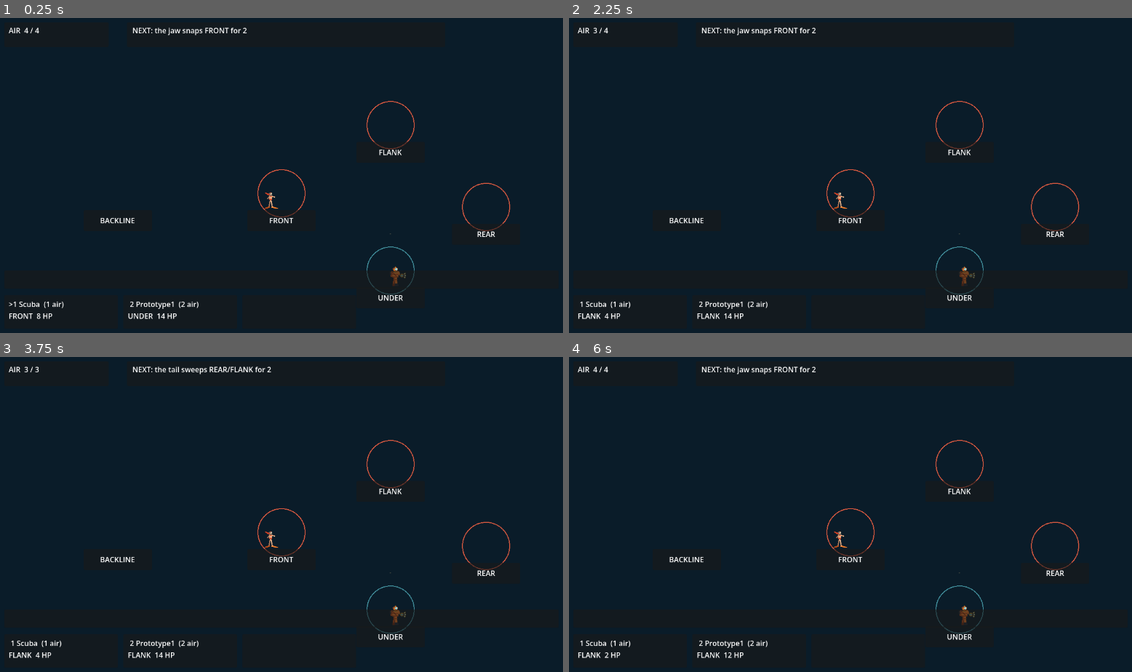
Above: before the commit, frames 1-4 (two rows, left to right).
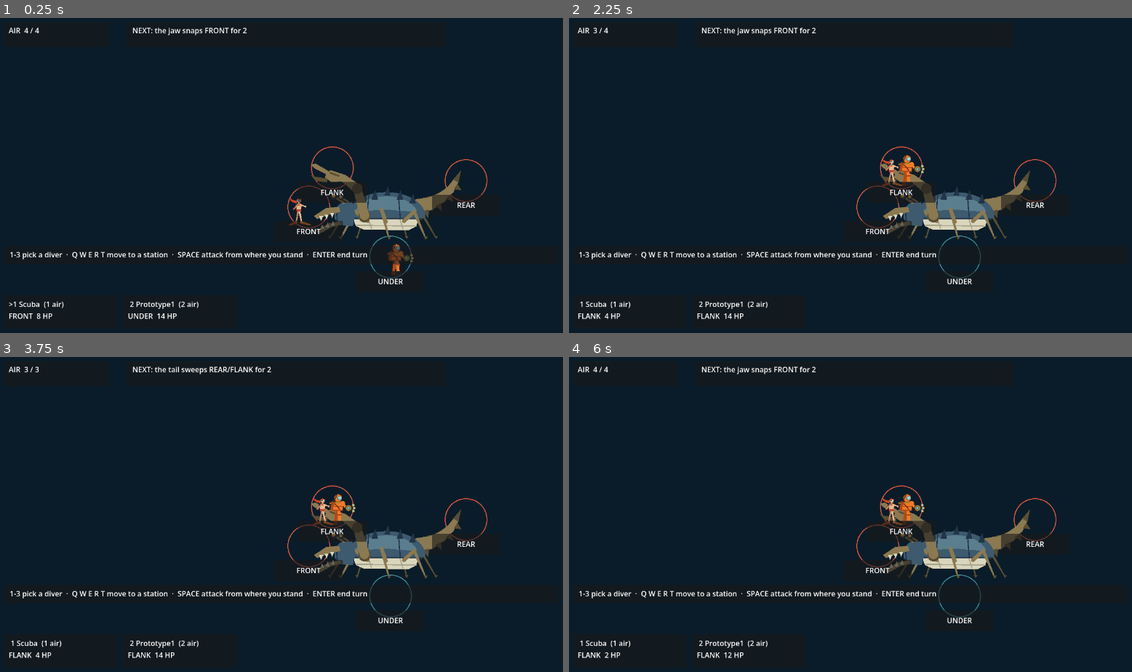
Above: after the commit, the same moments.

Repository: ImmortalDemonGod/salvage
Game: Godot game, scene res://game/main.tscn
Two runs of this game, one before a commit and one after it. Both use one fixed random seed, a clock stepped at 60 frames per second and the inputs below.
Inputs:
- Up to frame 1 (0.25 s): no input
- Up to frame 2 (2.25 s): tap Enter at 0.5, 2 s; hold W 0.53-1.28 s; tap 1 at 0.6 s; tap Space at 0.77, 1.25, 1.52 s; tap 2 at 1.35 s; hold W from 2.03 s (still down); tap 3 at 2.1 s
- Up to frame 3 (3.75 s): tap Space at 2.75, 3.02 s; tap Q at 2.85 s; tap Enter at 3.5 s; release W at 3.53 s; tap E at 3.6 s
- Up to frame 4 (6 s): tap Space at 3.77, 4.25, 4.52 s; tap R at 4.35 s; tap T at 5.1 s; hold W from 5.78 s (still down); tap Enter at 5.85 s

The runs differ from the first frame. In frame 1, 4.5% of the frame differs, in the area x 1-91%, y 26-90%; in frame 2, 4.5%; in frame 3, 4.5%; in frame 4, 4.5%.
Error before the commit: Out of bounds get index '2' (on base: 'Array') (res://game/main.gd:120)

Commit message:
As-played capture instrument, and the four defects it found on its first frame

Diff:
--- a/game/art.gd
+++ b/game/art.gd
@@ -126,8 +126,24 @@
 	return out
 
 
+# Godot's triangulator rejects self-intersecting polygons and silently
+# draws NOTHING, which is how the crab became invisible while every test
+# stayed green. Guard it: fall back to the convex hull so the shape still
+# reads, and COUNT the failures so verify/ can assert zero rather than
+# letting a hull quietly stand in for the real silhouette.
+static var bad_polys := 0
+
 static func _poly(ci: CanvasItem, xf: Transform2D, local: Array, col: Color) -> void:
-	ci.draw_colored_polygon(_pts(xf, local), col)
+	var pts: PackedVector2Array = _pts(xf, local)
+	if pts.size() < 3:
+		return
+	if Geometry2D.triangulate_polygon(pts).is_empty():
+		bad_polys += 1
+		var hull: PackedVector2Array = Geometry2D.convex_hull(pts)
+		if hull.size() >= 3:
+			ci.draw_colored_polygon(hull, col)
+		return
+	ci.draw_colored_polygon(pts, col)
 
 
 static func _box(ci: CanvasItem, xf: Transform2D, x0: float, y0: float, x1: float, y1: float, col: Color) -> void:
--- a/game/main.gd
+++ b/game/main.gd
@@ -11,14 +11,19 @@
 # Station screen positions, side-on 2.5D: the crab faces left, divers
 # approach from the left. UNDER is deliberately reachable and offensively
 # empty (SPEC 2.6).
+# Stations sit ON the limb they expose. These were placed before the art
+# existed and did not land on anything; the first as-played capture showed
+# FLANK floating over empty shell while the claw was elsewhere, which
+# silently breaks the "the limb IS the position" contract (SPEC 2.3).
 const STATION_POS := [
-	Vector2(640, 400),   # FRONT  - the jaw
-	Vector2(880, 250),   # FLANK  - the claw
-	Vector2(880, 570),   # UNDER  - nothing
-	Vector2(1090, 430),  # REAR   - the tail
-	Vector2(280, 400),   # BACKLINE - safe
+	Vector2(700, 430),   # FRONT  - the jaw
+	Vector2(752, 344),   # FLANK  - the raised claw, which the art puts forward
+	Vector2(880, 540),   # UNDER  - the soft belly, no limb
+	Vector2(1046, 372),  # REAR   - the tail
+	Vector2(300, 430),   # BACKLINE - out of reach
 ]
-const CRAB_POS := Vector2(880, 400)
+const CRAB_POS := Vector2(866, 350)
+const CRAB_SCALE := 150.0
 
 var combat: Combat
 var selected := 0
@@ -39,9 +44,10 @@
 	# never overlap and their labels stay inside them
 	for i in range(5):
 		var m := Panel.new()
+		m.visible = combat.station_open(i)
 		m.name = "station_" + Combat.STATION_NAMES[i]
 		m.size = Vector2(150, 46)
-		m.position = STATION_POS[i] - m.size * 0.5 + Vector2(0, 60)
+		m.position = STATION_POS[i] - m.size * 0.5 + Vector2(0, 54)
 		add_child(m)
 		var l := Label.new()
 		l.name = "label"
@@ -97,7 +103,7 @@
 	var help_panel := Panel.new()
 	help_panel.name = "help_panel"
 	help_panel.size = Vector2(1220, 40)
-	help_panel.position = Vector2(30, 570)
+	help_panel.position = Vector2(30, 516)
 	add_child(help_panel)
 	ui_help = Label.new()
 	ui_help.name = "label"
@@ -116,11 +122,19 @@
 		for s in it.stations:
 			where.append(Combat.STATION_NAMES[s])
 		ui_intent.text = "NEXT: the %s %s %s for %d" % [Combat.LIMB_NAMES[it.limb], it.name, "/".join(where), it.dmg]
-	for i in range(3):
+	# the party size is content, not a constant: fight one runs two divers.
+	# This loop assumed three and printed a raw format string on the third
+	# card, which the as-played capture caught on its first frame.
+	for i in range(ui_divers.size()):
+		var card: Panel = ui_divers[i]
+		if i >= combat.divers.size():
+			card.visible = false
+			continue
+		card.visible = true
 		var d = combat.divers[i]
 		var mark := ">" if i == selected else " "
 		var state := "DOWN" if d.down else "%s  %d HP" % [Combat.STATION_NAMES[d.station], d.hp]
-		ui_divers[i].get_node("label").text = "%s%d %s  (%d air)\n%s" % [mark, i + 1, d.dname, d.cost, state]
+		card.get_node("label").text = "%s%d %s  (%d air)\n%s" % [mark, i + 1, d.dname, d.cost, state]
 	ui_help.text = "1-3 pick a diver  ·  Q W E R T move to a station  ·  SPACE attack from where you stand  ·  ENTER end turn"
 	queue_redraw()
 
@@ -165,11 +179,15 @@
 		var limb: int = Combat.STATION_LIMB[i]
 		var safe: bool = limb < 0 or combat.limb_broken[limb]
 		var col := Color(0.25, 0.55, 0.6) if safe else Color(0.85, 0.35, 0.25)
-		draw_arc(STATION_POS[i], 52, 0, TAU, 40, col, 2.0)
-	Art.draw_crab(self, CRAB_POS + Vector2(0, 90), 1.6, combat.limb_broken)
+		draw_arc(STATION_POS[i], 46, 0, TAU, 40, col, 2.0)
+	# scale is PIXELS PER BODY UNIT, not a multiplier. Passing 1.6 made the
+	# crab under two pixels tall, its foot triangles sub-pixel, and the
+	# triangulator rejected them, so the enemy silently did not draw at all
+	# while every test stayed green. Caught by the first as-played capture.
+	Art.draw_crab(self, CRAB_POS + Vector2(0, 150), CRAB_SCALE, combat.limb_broken)
 	for i in range(combat.divers.size()):
 		var d = combat.divers[i]
 		if d.down:
 			continue
-		var p: Vector2 = STATION_POS[d.station] + Vector2(-24 + i * 34, 34)
-		Art.draw_diver(self, d.cost, p, 46.0, 1)
+		var p: Vector2 = STATION_POS[d.station] + Vector2(-22 + i * 34, 40)
+		Art.draw_diver(self, d.cost, p, 74.0, 1)
--- a/verify/layout.gd
+++ b/verify/layout.gd
@@ -90,10 +90,16 @@
 		for j in range(i + 1, panels.size()):
 			var pa: Panel = panels[i]
 			var pb: Panel = panels[j]
-			if not (String(pa.name).begins_with("station_") and String(pb.name).begins_with("station_")):
-				continue
-			if pa.get_global_rect().intersects(pb.get_global_rect()):
-				fail("STATIONS OVERLAP: %s and %s" % [pa.name, pb.name])
+			# ANY two visible panels overlapping is a finding, not just two
+			# stations. The as-played capture showed the UNDER marker
+			# sitting on the help bar while this check passed, because it
+			# only ever compared stations to stations.
+			var ra2: Rect2 = pa.get_global_rect()
+			var rb2: Rect2 = pb.get_global_rect()
+			if ra2.intersects(rb2):
+				var ov: Rect2 = ra2.intersection(rb2)
+				if ov.size.x > 2.0 and ov.size.y > 2.0:
+					fail("PANELS OVERLAP: %s and %s by %dx%d" % [pa.name, pb.name, int(ov.size.x), int(ov.size.y)])
 
 	print("layout     %d Controls walked (%d labels, %d panels)" % [controls.size(), labels.size(), panels.size()])
 	for f in findings:
Not shown, added: content/beats.gd.uid
Not shown, added: game/art.gd.uid
Not shown, added: tools/sweep.gd.uid
Not shown, added: verify/teach.gd.uid
Not shown, added: verify/capture.mjs
